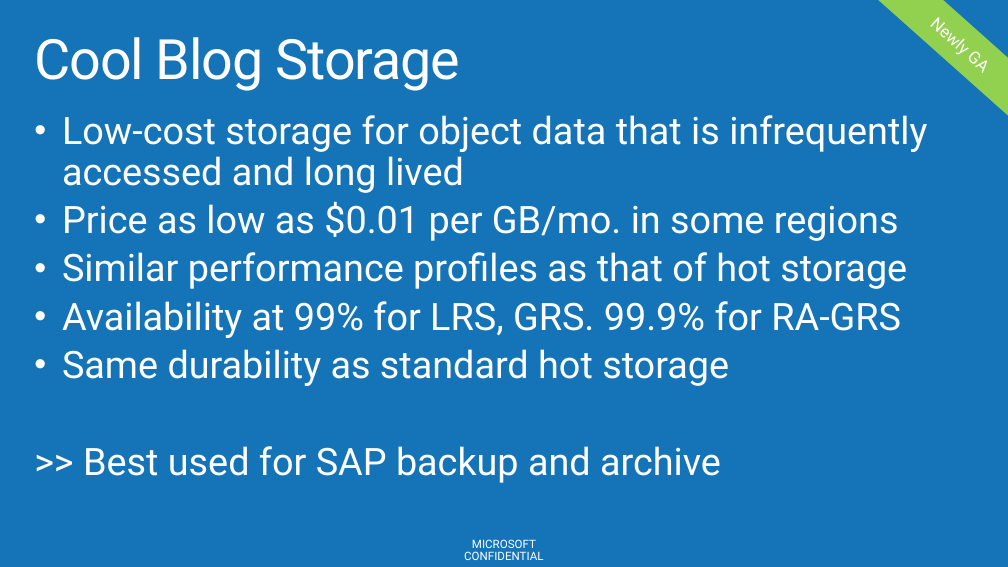
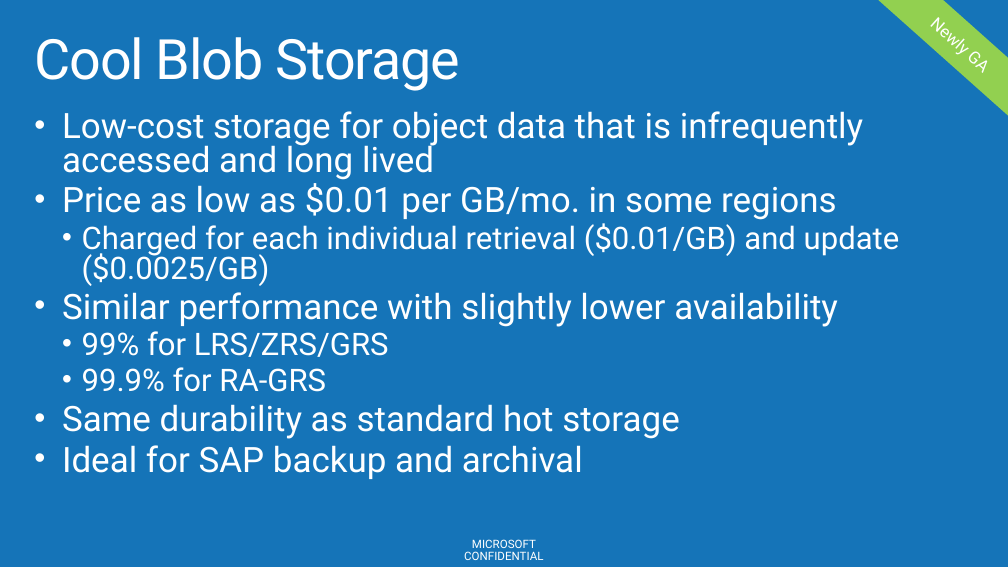
Before and after one commit to AzureCAT-GSI/SAP-on-Azure, a slide deck: slide 31 of SAP-on-Azure-Workshop-multi-day-/Presentations/Azure Compute Storage Network for SAP.pptx. Drawn at 1008x567 pixels with LibreOffice and Linux fonts; fonts in the diff are those of the drawing; background and template pictures are left out. Boxes give left, top, right and bottom in pixels: in the first picture for what was removed or moved away, otherwise in the second. Text is boxed around its words. In the diff, an @@ line names an element or a change of style, - is before the commit and + after.

```diff
--- a/SAP-on-Azure-Workshop-multi-day-/Presentations/Azure Compute Storage Network for SAP.pptx
+++ b/SAP-on-Azure-Workshop-multi-day-/Presentations/Azure Compute Storage Network for SAP.pptx
@@ title at <box>34,37,461,91</box>: text changed @@
-Cool Blog Storage
+Cool Blob Storage
@@ text at <box>62,111,863,439</box>: size 36 to 33.3 pt in "Low-cost storage for object data that is ...", "Price as low as $0.01 per GB/mo. ...", "Same durability as standard hot storage"; line spacing 0.9 to 0.8 @@
@@ text at <box>62,223,900,392</box>: text changed; size 36 to 29.6 pt @@
-• Similar performance profiles as that of hot storage
-• Availability at 99% for LRS, GRS. 99.9% for RA-GRS
+  • Charged for each individual retrieval ($0.01/GB) and update ($0.0025/GB)
+• Similar performance with slightly lower availability
+  • 99% for LRS/ZRS/GRS
+  • 99.9% for RA-GRS
@@ text at <box>62,445,583,479</box>: text changed; size 36 to 33.3 pt @@
->> Best used for SAP backup and archive
+• Ideal for SAP backup and archival
```
Also in this commit, not shown: 10 other slides changed, 2 slides added, 2 slides removed.
